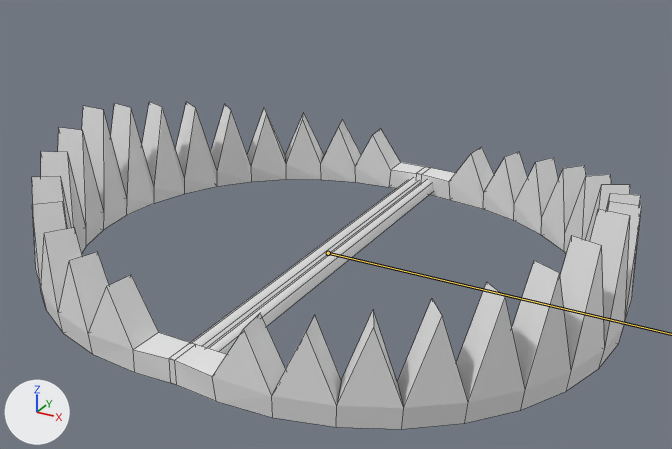
What one commit did to the Blender file Assets/FinishedScene/Trap/trappola.blend.
One viewpoint serves both versions: a 50 mm lens placed at (6.73, -10.92, 6.05), pointed at (0.86, -0.25, 0.71). The axes (+X, +Y, +Z) are drawn at lower left. The lights are the same throughout. The bones that bend it are drawn over the model as lines. Mesh edges are drawn as thin lines.

Objects in the first picture: 'trappola', 'trappola.002'.
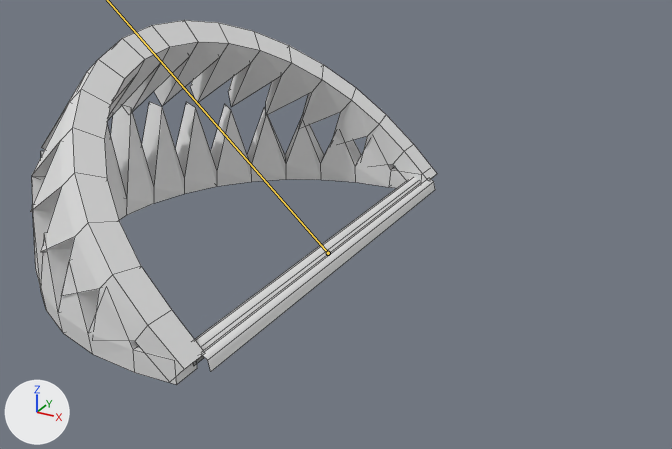
The newer file adds an action. The first version stands in its rest pose; the second is drawn at frame 1 of the action 'chiusa'.

The change, as JSON lines over the scene's bpy script:
```json
{"block": "bone_ossotrappola", "where": "bone_ossotrappola = bpy.data.objects['armaturaTrappola'].pose.bones['ossoTrappola']"}
{"op": "set", "path": "bone_ossotrappola.rotation_quaternion", "old": "(1.0, 0.0, 0.0, 0.0)", "new": "(0.354, 0.0, 0.0, 0.935)", "note": "degrees (0, 0, 0) -> degrees (0, 0, 139)"}
```

Pixel boxes (x1, y1, x2, y2) of what changed, in the pictures (672 x 449 px):
```json
{"object": "trappola", "change": "posed", "before": [169, 147, 642, 429], "after": [30, 20, 437, 376], "on screen": "14% narrower, 26% taller"}
```
